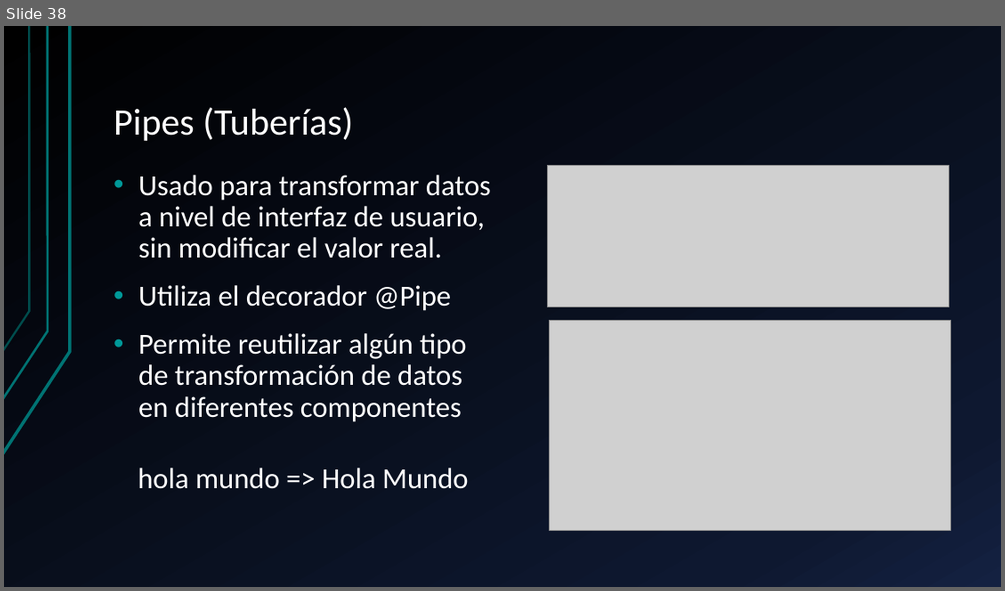
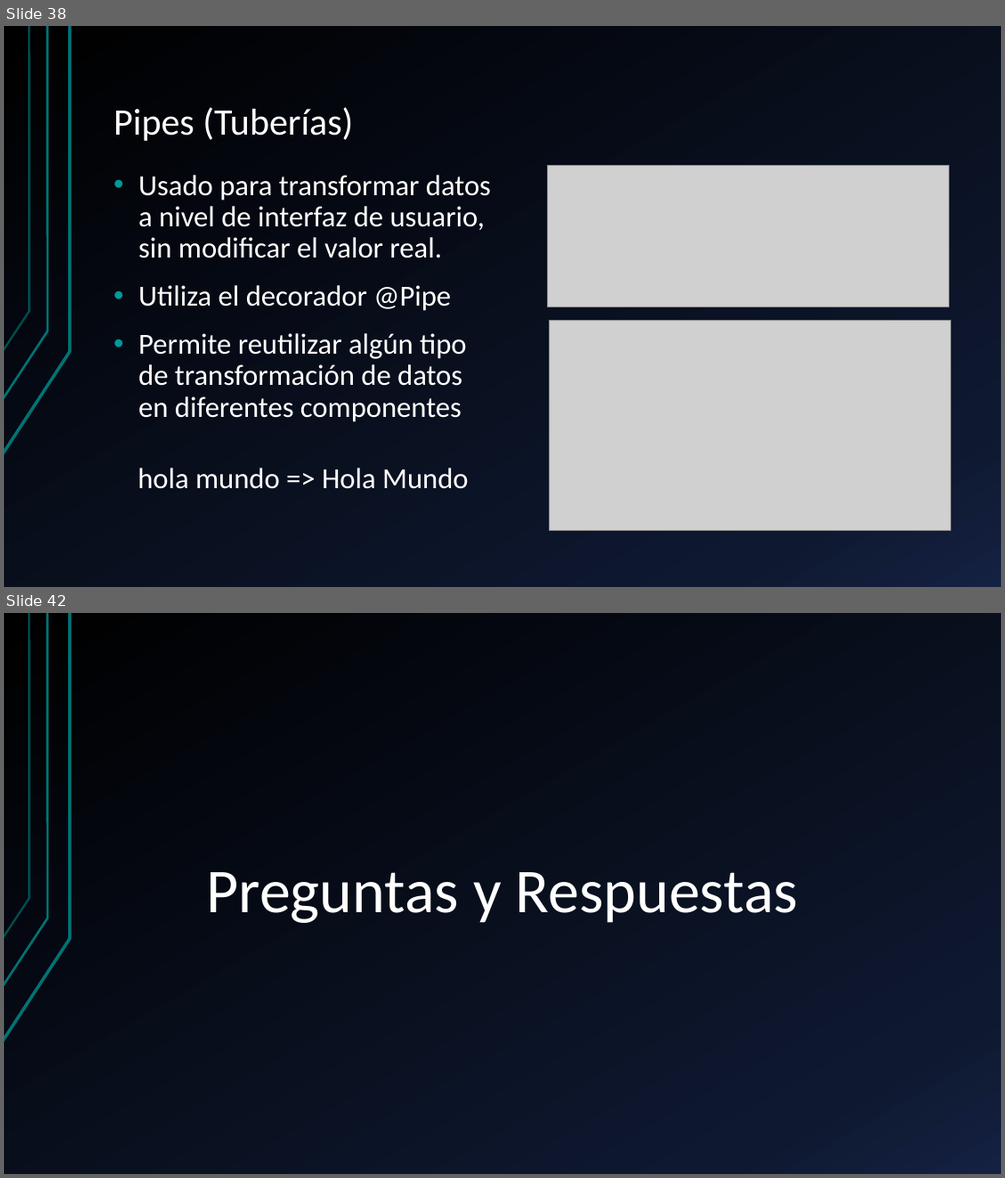
Before and after one commit to KevinToala/capacitacionAngular, a slide deck: Angular.pptx. Shown one above the other, each under a label of ours: slide 38 before the commit, slides 38 and 42 after it; the slides between them are not shown. The pictures are 1005x591 and 1005x1178 pixels, drawn with LibreOffice and Linux fonts; fonts in the diff are those of the drawing; grey boxes stand for pictures. Boxes give left, top, right and bottom in pixels: in the first picture for what was removed or moved away, otherwise in the second. Text is boxed around its words. In the diff, an @@ line names an element or a change of style, - is before the commit and + after.

```diff
--- a/Angular.pptx
+++ b/Angular.pptx
@@ slide 42 added at (4, 613, 1001, 1174), background gradient #000000 to #0F1931 to #142242; not listed: 3 template elements that a slide beside it also shows @@
@@ title added at (207, 872, 798, 923), 60 pt, text #FFFFFF @@
+Preguntas y Respuestas
```
Also in this commit, not shown: 3 other slides added.
